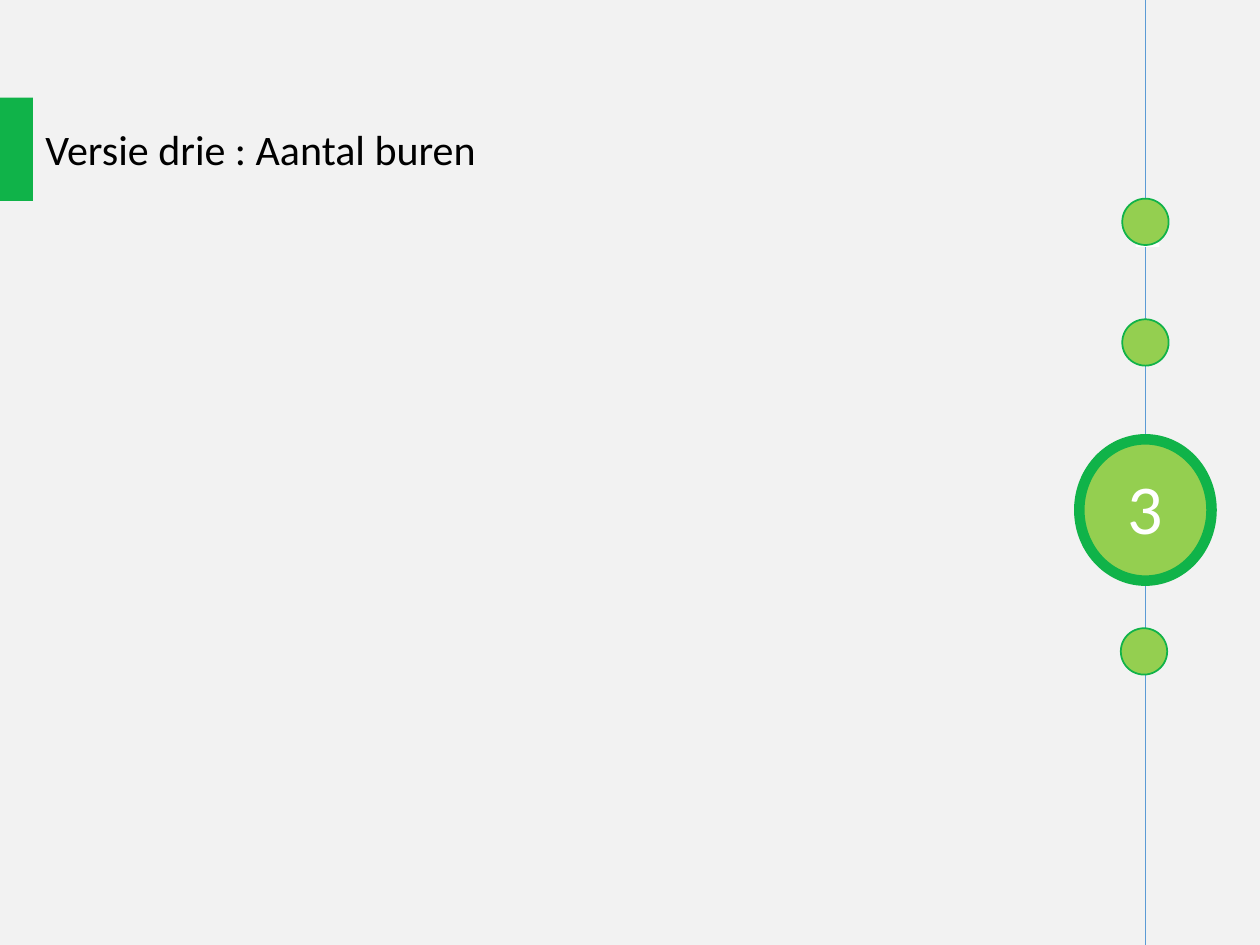
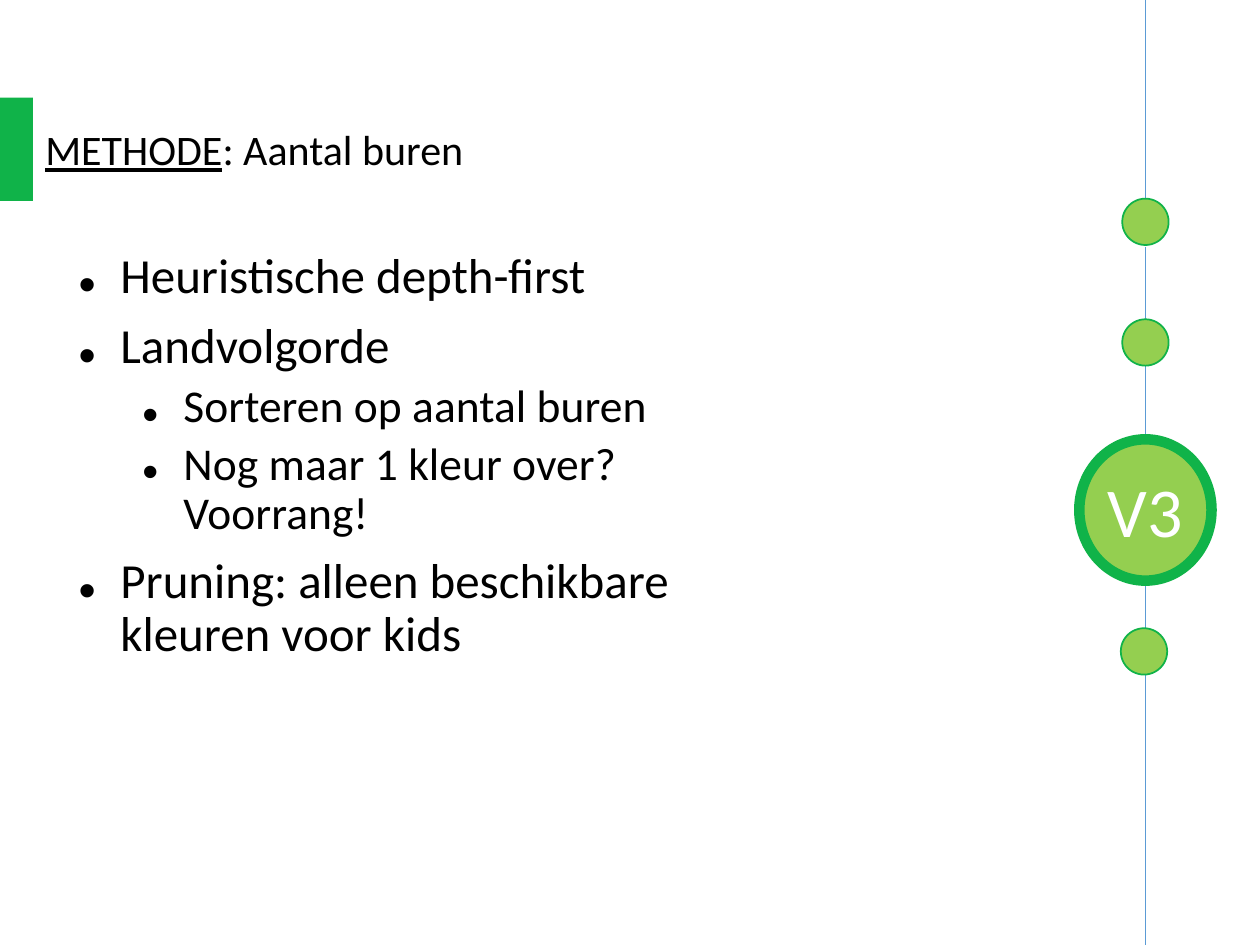
Before and after one commit to kimdebie/Heuristieken-Kaartkleuren, a slide deck: slide 13 of Presentaties/Final/TestDesign v01/8dec.pptx (slide 7 before the commit). Drawn at 1260x945 pixels with LibreOffice and Linux fonts; fonts in the diff are those of the drawing. Boxes give left, top, right and bottom in pixels: in the first picture for what was removed or moved away, otherwise in the second. Text is boxed around its words. In the diff, an @@ line names an element or a change of style, - is before the commit and + after.

```diff
--- a/Presentaties/Final/TestDesign v01/8dec.pptx
+++ b/Presentaties/Final/TestDesign v01/8dec.pptx
@@ background #F2F2F2 to #FFFFFF @@
@@ text at (x1=45, y1=135, x2=463, y2=172): text changed @@
-Versie drie : Aantal buren
+METHODE: Aantal buren
@@ text added at (x1=120, y1=259, x2=669, y2=652), 28 pt, text #000000 @@
+• Heuristische depth-first
+• Landvolgorde
+  • Sorteren op aantal buren
+  • Nog maar 1 kleur over? Voorrang!
+• Pruning: alleen beschikbare kleuren voor kids
@@ text at (x1=1108, y1=491, x2=1183, y2=538): text changed @@
-3
+V3
```
Also in this commit, not shown: 11 other slides changed, 10 slides added, 2 slides removed.
